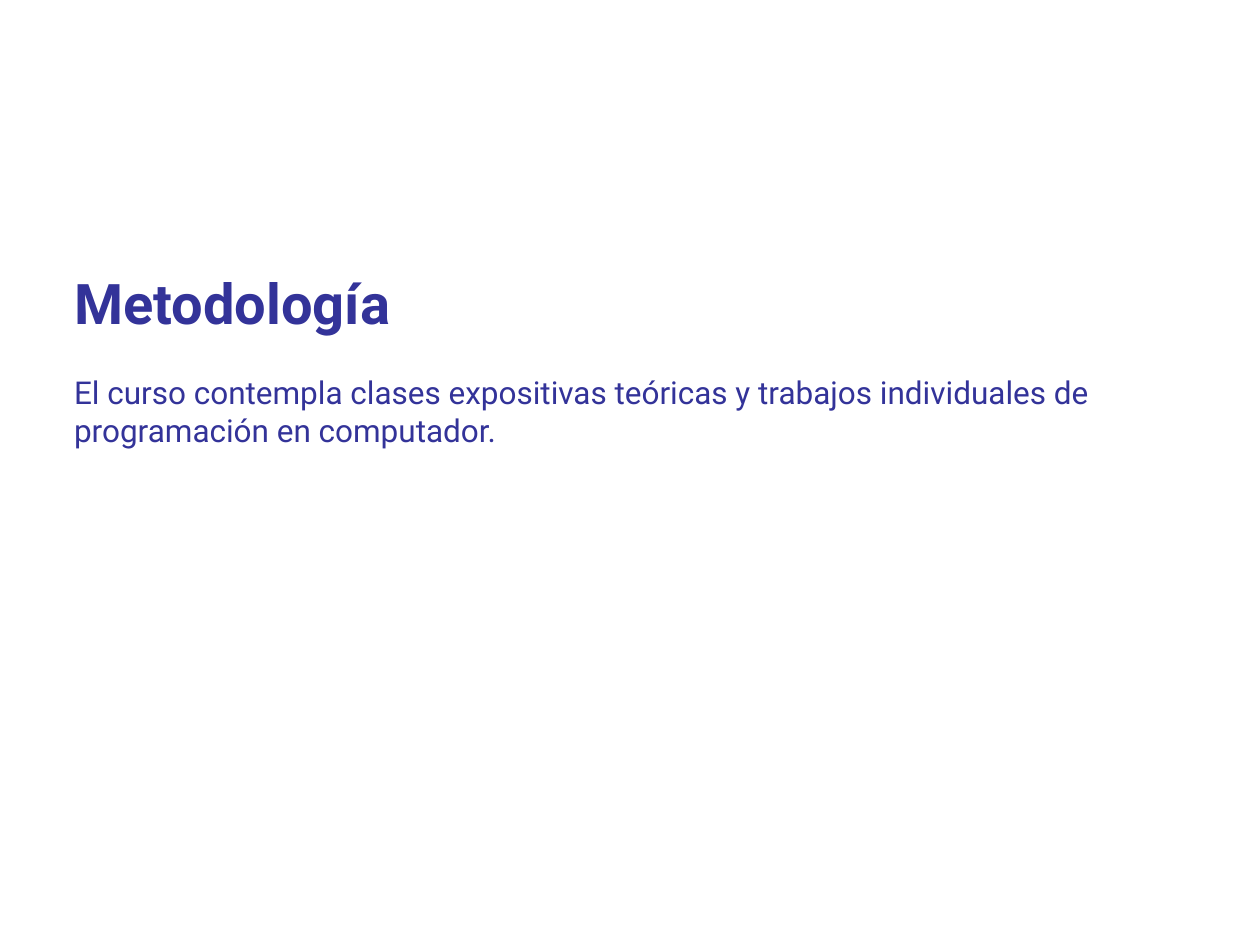
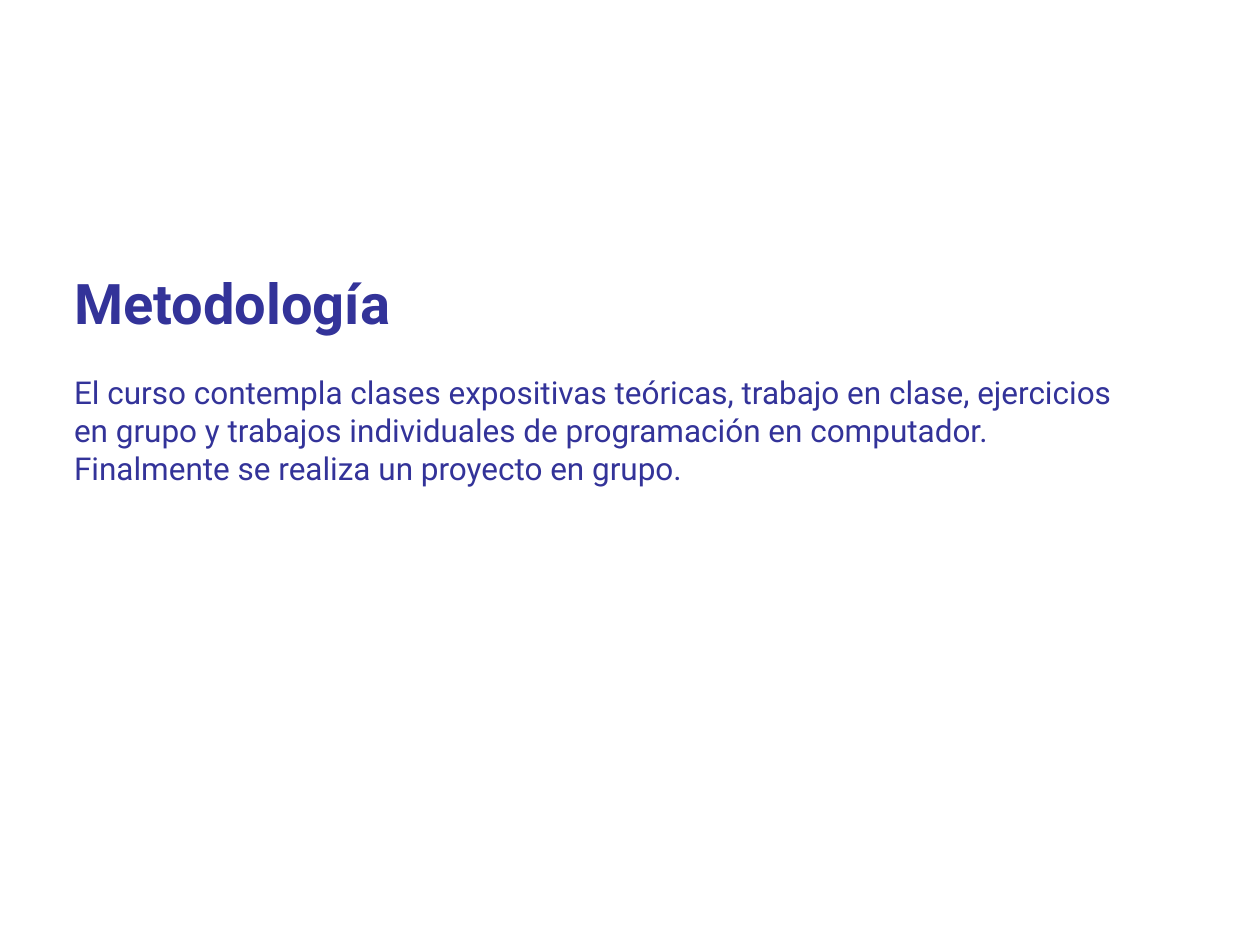
Before and after one commit to domingomery/patrones, a slide deck: slide 10 of clases/Cap00_Lineas_Generales/program/PAT00_Presentacion.pptx. Drawn at 1260x945 pixels with LibreOffice and Linux fonts; fonts in the diff are those of the drawing. Boxes give left, top, right and bottom in pixels: in the first picture for what was removed or moved away, otherwise in the second. Text is boxed around its words. In the diff, an @@ line names an element or a change of style, - is before the commit and + after.

```diff
--- a/clases/Cap00_Lineas_Generales/program/PAT00_Presentacion.pptx
+++ b/clases/Cap00_Lineas_Generales/program/PAT00_Presentacion.pptx
@@ text at (74,380,1111,487): text changed @@
-El curso contempla clases expositivas teóricas y trabajos individuales de programación en computador.
+El curso contempla clases expositivas teóricas, trabajo en clase, ejercicios en grupo y trabajos individuales de programación en computador. Finalmente se realiza un proyecto en grupo.
```
Also in this commit, not shown: 8 other slides changed, 11 other files.
